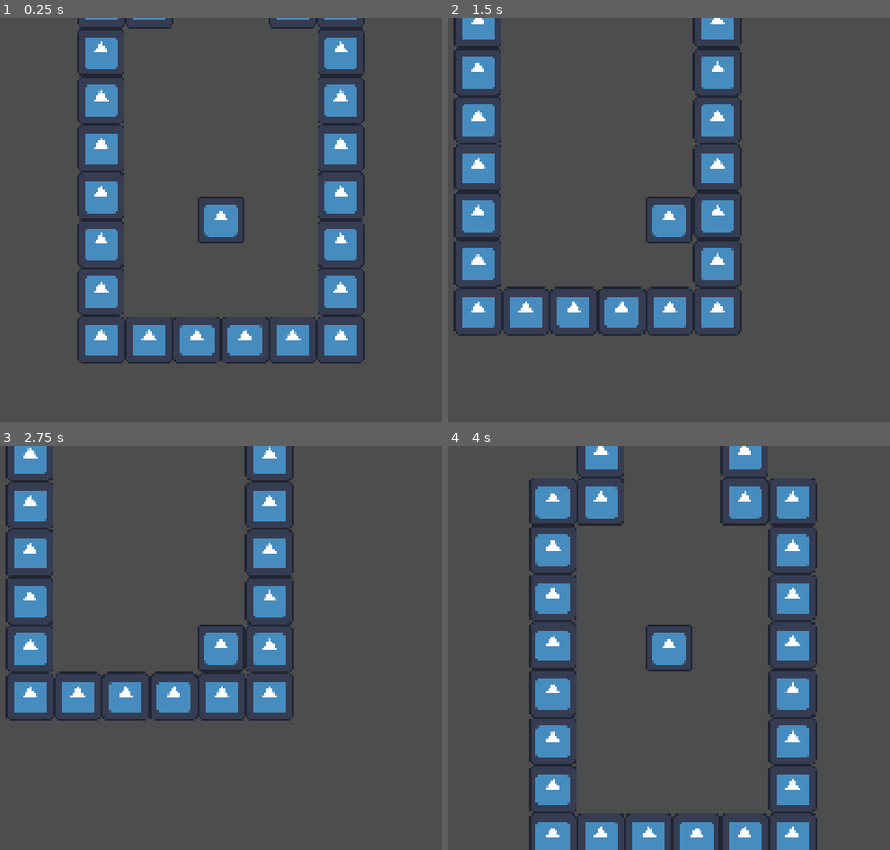
Above: before the commit, frames 1-4 (two rows, left to right).
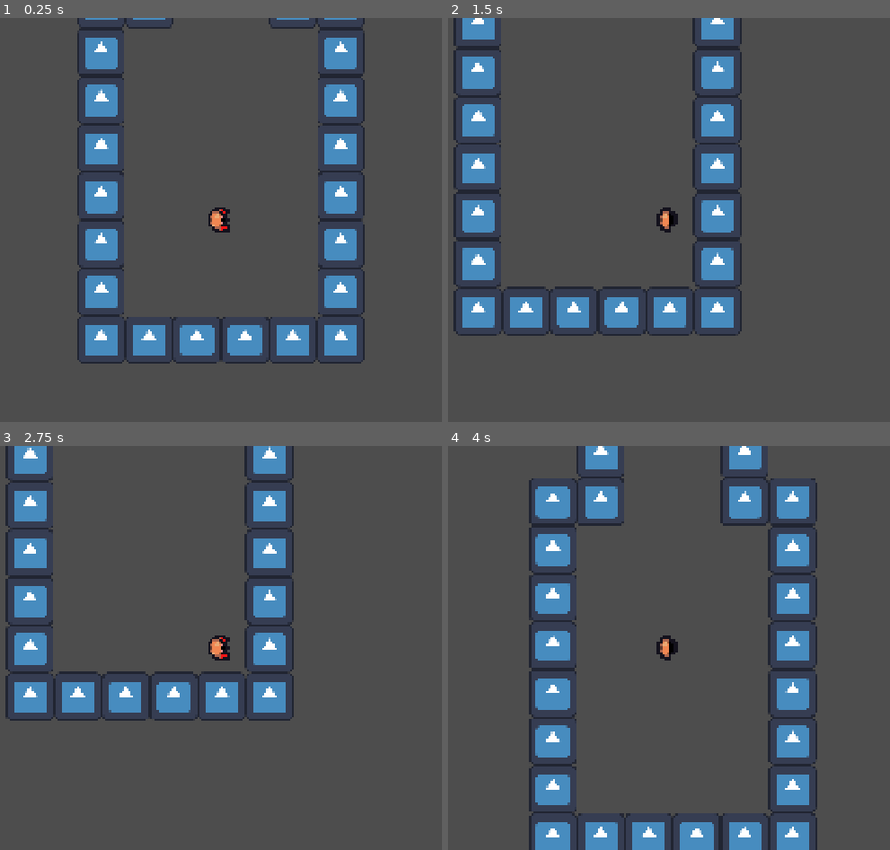
Above: after the commit, the same moments.

Repository: NicholasNg380/GameJame-2026
Game: Godot game, scene res://Scenes/Levels/World.tscn
Two runs of this game, one before a commit and one after it. Both use one fixed random seed, a clock stepped at 60 frames per second and the inputs below. The engine's default icon, where the game draws it, is replaced by a stand-in: a white triangle on a blue panel in a dark square.
Inputs:
- Up to frame 1 (0.25 s): no input
- Up to frame 2 (1.5 s): hold D (right) 0.53-1.28 s; tap E (hack) at 0.6, 1.35 s; hold S (down) from 1.28 s (still down)
- Up to frame 3 (2.75 s): release S (down) at 2.03 s; hold D (right) from 2.03 s (still down); tap E (hack) at 2.1 s
- Up to frame 4 (4 s): release D (right) at 2.78 s; hold W (up) 2.78-3.53 s; tap E (hack) at 2.85, 3.6 s; hold A (left) from 3.53 s (still down)

The runs differ from the first frame. In frame 1, 0.8% of the frame differs, in the area x 44-56%, y 44-56%; in frame 2, 0.8%; in frame 3, 0.8%; in frame 4, 0.8%.

Commit message:
Add melee sprite animations for player and enemy
Replace static sprites with animated sprite sheets for both player and enemy characters. Player now uses a melee sprite sheet with animations for walking, slashing, parrying, combo attacks, death, and waking up. Enemy sword animation is reorganized and switched to walking animation. Both characters now use AnimatedSprite2D with proper frame sequences and animation speeds.

Diff:
--- a/Scenes/Objects/Enemy.tscn
+++ b/Scenes/Objects/Enemy.tscn
@@ -45,6 +45,34 @@
 atlas = ExtResource("2_qlasq")
 region = Rect2(32, 96, 32, 32)
 
+[sub_resource type="AtlasTexture" id="AtlasTexture_pyhgf"]
+atlas = ExtResource("2_qlasq")
+region = Rect2(96, 32, 32, 32)
+
+[sub_resource type="AtlasTexture" id="AtlasTexture_yoplb"]
+atlas = ExtResource("2_qlasq")
+region = Rect2(192, 32, 32, 32)
+
+[sub_resource type="AtlasTexture" id="AtlasTexture_qd3oy"]
+atlas = ExtResource("2_qlasq")
+region = Rect2(0, 64, 32, 32)
+
+[sub_resource type="AtlasTexture" id="AtlasTexture_3jfdq"]
+atlas = ExtResource("2_qlasq")
+region = Rect2(96, 32, 32, 32)
+
+[sub_resource type="AtlasTexture" id="AtlasTexture_vxur4"]
+atlas = ExtResource("2_qlasq")
+region = Rect2(0, 32, 32, 32)
+
+[sub_resource type="AtlasTexture" id="AtlasTexture_6wei6"]
+atlas = ExtResource("2_qlasq")
+region = Rect2(32, 32, 32, 32)
+
+[sub_resource type="AtlasTexture" id="AtlasTexture_fvwyc"]
+atlas = ExtResource("2_qlasq")
+region = Rect2(64, 32, 32, 32)
+
 [sub_resource type="AtlasTexture" id="AtlasTexture_wps6s"]
 atlas = ExtResource("2_qlasq")
 region = Rect2(96, 32, 32, 32)
@@ -56,34 +84,6 @@
 [sub_resource type="AtlasTexture" id="AtlasTexture_d77cy"]
 atlas = ExtResource("2_qlasq")
 region = Rect2(160, 32, 32, 32)
-
-[sub_resource type="AtlasTexture" id="AtlasTexture_3jfdq"]
-atlas = ExtResource("2_qlasq")
-region = Rect2(192, 0, 32, 32)
-
-[sub_resource type="AtlasTexture" id="AtlasTexture_vxur4"]
-atlas = ExtResource("2_qlasq")
-region = Rect2(0, 32, 32, 32)
-
-[sub_resource type="AtlasTexture" id="AtlasTexture_6wei6"]
-atlas = ExtResource("2_qlasq")
-region = Rect2(32, 32, 32, 32)
-
-[sub_resource type="AtlasTexture" id="AtlasTexture_fvwyc"]
-atlas = ExtResource("2_qlasq")
-region = Rect2(64, 32, 32, 32)
-
-[sub_resource type="AtlasTexture" id="AtlasTexture_pyhgf"]
-atlas = ExtResource("2_qlasq")
-region = Rect2(96, 32, 32, 32)
-
-[sub_resource type="AtlasTexture" id="AtlasTexture_yoplb"]
-atlas = ExtResource("2_qlasq")
-region = Rect2(192, 32, 32, 32)
-
-[sub_resource type="AtlasTexture" id="AtlasTexture_qd3oy"]
-atlas = ExtResource("2_qlasq")
-region = Rect2(0, 64, 32, 32)
 
 [sub_resource type="AtlasTexture" id="AtlasTexture_xmk3q"]
 atlas = ExtResource("2_qlasq")
@@ -157,6 +157,37 @@
 }, {
 "frames": [{
 "duration": 1.0,
+"texture": SubResource("AtlasTexture_pyhgf")
+}, {
+"duration": 1.0,
+"texture": SubResource("AtlasTexture_yoplb")
+}, {
+"duration": 1.0,
+"texture": SubResource("AtlasTexture_qd3oy")
+}],
+"loop": 1,
+"name": &"Left Slash",
+"speed": 8.0
+}, {
+"frames": [{
+"duration": 1.0,
+"texture": SubResource("AtlasTexture_3jfdq")
+}, {
+"duration": 1.0,
+"texture": SubResource("AtlasTexture_vxur4")
+}, {
+"duration": 1.0,
+"texture": SubResource("AtlasTexture_6wei6")
+}, {
+"duration": 1.0,
+"texture": SubResource("AtlasTexture_fvwyc")
+}],
+"loop": 1,
+"name": &"Parry",
+"speed": 8.0
+}, {
+"frames": [{
+"duration": 1.0,
 "texture": SubResource("AtlasTexture_wps6s")
 }, {
 "duration": 1.0,
@@ -164,37 +195,6 @@
 }, {
 "duration": 1.0,
 "texture": SubResource("AtlasTexture_d77cy")
-}],
-"loop": 1,
-"name": &"Left Slash",
-"speed": 8.0
-}, {
-"frames": [{
-"duration": 1.0,
-"texture": SubResource("AtlasTexture_3jfdq")
-}, {
-"duration": 1.0,
-"texture": SubResource("AtlasTexture_vxur4")
-}, {
-"duration": 1.0,
-"texture": SubResource("AtlasTexture_6wei6")
-}, {
-"duration": 1.0,
-"texture": SubResource("AtlasTexture_fvwyc")
-}],
-"loop": 1,
-"name": &"Parry",
-"speed": 8.0
-}, {
-"frames": [{
-"duration": 1.0,
-"texture": SubResource("AtlasTexture_pyhgf")
-}, {
-"duration": 1.0,
-"texture": SubResource("AtlasTexture_yoplb")
-}, {
-"duration": 1.0,
-"texture": SubResource("AtlasTexture_qd3oy")
 }],
 "loop": 1,
 "name": &"Right Slash",
@@ -243,6 +243,6 @@
 [node name="Sword" type="AnimatedSprite2D" parent="." unique_id=1940052134]
 rotation = 4.712389
 sprite_frames = SubResource("SpriteFrames_ou3y7")
-animation = &"Waking up"
+animation = &"Walking"
 autoplay = "Waking up"
-frame_progress = 0.5531061
+frame_progress = 0.115874544
--- a/Scenes/Objects/player.tscn
+++ b/Scenes/Objects/player.tscn
@@ -1,7 +1,234 @@
 [gd_scene format=3 uid="uid://j3ilpa66a2iw"]
 
 [ext_resource type="Script" uid="uid://dkjq0wn6l3vbm" path="res://Scripts/Player/Player_script.gd" id="1_v0iea"]
-[ext_resource type="Texture2D" uid="uid://bf8kd42k3lea1" path="res://Assets/Sprites/icon.svg" id="2_cvnsp"]
+[ext_resource type="Texture2D" uid="uid://3tflq7mtrosa" path="res://Assets/Sprites/melee_sprite-Sheet.png" id="2_kvv6r"]
+
+[sub_resource type="AtlasTexture" id="AtlasTexture_kvv6r"]
+atlas = ExtResource("2_kvv6r")
+region = Rect2(128, 128, 32, 32)
+
+[sub_resource type="AtlasTexture" id="AtlasTexture_picsy"]
+atlas = ExtResource("2_kvv6r")
+region = Rect2(64, 160, 32, 32)
+
+[sub_resource type="AtlasTexture" id="AtlasTexture_dfgsd"]
+atlas = ExtResource("2_kvv6r")
+region = Rect2(96, 160, 32, 32)
+
+[sub_resource type="AtlasTexture" id="AtlasTexture_xbekk"]
+atlas = ExtResource("2_kvv6r")
+region = Rect2(128, 160, 32, 32)
+
+[sub_resource type="AtlasTexture" id="AtlasTexture_5uqce"]
+atlas = ExtResource("2_kvv6r")
+region = Rect2(160, 160, 32, 32)
+
+[sub_resource type="AtlasTexture" id="AtlasTexture_h6i5h"]
+atlas = ExtResource("2_kvv6r")
+region = Rect2(128, 128, 32, 32)
+
+[sub_resource type="AtlasTexture" id="AtlasTexture_y42te"]
+atlas = ExtResource("2_kvv6r")
+region = Rect2(192, 160, 32, 32)
+
+[sub_resource type="AtlasTexture" id="AtlasTexture_2i876"]
+atlas = ExtResource("2_kvv6r")
+region = Rect2(0, 192, 32, 32)
+
+[sub_resource type="AtlasTexture" id="AtlasTexture_jvxap"]
+atlas = ExtResource("2_kvv6r")
+region = Rect2(32, 192, 32, 32)
+
+[sub_resource type="AtlasTexture" id="AtlasTexture_0b04c"]
+atlas = ExtResource("2_kvv6r")
+region = Rect2(32, 96, 32, 32)
+
+[sub_resource type="AtlasTexture" id="AtlasTexture_6odyb"]
+atlas = ExtResource("2_kvv6r")
+region = Rect2(128, 128, 32, 32)
+
+[sub_resource type="AtlasTexture" id="AtlasTexture_1mxid"]
+atlas = ExtResource("2_kvv6r")
+region = Rect2(0, 160, 32, 32)
+
+[sub_resource type="AtlasTexture" id="AtlasTexture_h2jbs"]
+atlas = ExtResource("2_kvv6r")
+region = Rect2(32, 160, 32, 32)
+
+[sub_resource type="AtlasTexture" id="AtlasTexture_ea56u"]
+atlas = ExtResource("2_kvv6r")
+region = Rect2(128, 128, 32, 32)
+
+[sub_resource type="AtlasTexture" id="AtlasTexture_8ietw"]
+atlas = ExtResource("2_kvv6r")
+region = Rect2(32, 128, 32, 32)
+
+[sub_resource type="AtlasTexture" id="AtlasTexture_5rt57"]
+atlas = ExtResource("2_kvv6r")
+region = Rect2(64, 128, 32, 32)
+
+[sub_resource type="AtlasTexture" id="AtlasTexture_u2cyj"]
+atlas = ExtResource("2_kvv6r")
+region = Rect2(96, 128, 32, 32)
+
+[sub_resource type="AtlasTexture" id="AtlasTexture_ymo74"]
+atlas = ExtResource("2_kvv6r")
+region = Rect2(128, 128, 32, 32)
+
+[sub_resource type="AtlasTexture" id="AtlasTexture_bp0mo"]
+atlas = ExtResource("2_kvv6r")
+region = Rect2(160, 128, 32, 32)
+
+[sub_resource type="AtlasTexture" id="AtlasTexture_uaqrc"]
+atlas = ExtResource("2_kvv6r")
+region = Rect2(192, 128, 32, 32)
+
+[sub_resource type="AtlasTexture" id="AtlasTexture_lq1qi"]
+atlas = ExtResource("2_kvv6r")
+region = Rect2(0, 0, 32, 32)
+
+[sub_resource type="AtlasTexture" id="AtlasTexture_27tnr"]
+atlas = ExtResource("2_kvv6r")
+region = Rect2(64, 96, 32, 32)
+
+[sub_resource type="AtlasTexture" id="AtlasTexture_3274e"]
+atlas = ExtResource("2_kvv6r")
+region = Rect2(96, 96, 32, 32)
+
+[sub_resource type="AtlasTexture" id="AtlasTexture_v7n4v"]
+atlas = ExtResource("2_kvv6r")
+region = Rect2(128, 96, 32, 32)
+
+[sub_resource type="AtlasTexture" id="AtlasTexture_glqjn"]
+atlas = ExtResource("2_kvv6r")
+region = Rect2(160, 96, 32, 32)
+
+[sub_resource type="AtlasTexture" id="AtlasTexture_4l8dh"]
+atlas = ExtResource("2_kvv6r")
+region = Rect2(192, 96, 32, 32)
+
+[sub_resource type="AtlasTexture" id="AtlasTexture_oxae2"]
+atlas = ExtResource("2_kvv6r")
+region = Rect2(0, 128, 32, 32)
+
+[sub_resource type="SpriteFrames" id="SpriteFrames_picsy"]
+animations = [{
+"frames": [{
+"duration": 1.0,
+"texture": SubResource("AtlasTexture_kvv6r")
+}, {
+"duration": 1.0,
+"texture": SubResource("AtlasTexture_picsy")
+}, {
+"duration": 1.0,
+"texture": SubResource("AtlasTexture_dfgsd")
+}, {
+"duration": 1.0,
+"texture": SubResource("AtlasTexture_xbekk")
+}, {
+"duration": 1.0,
+"texture": SubResource("AtlasTexture_5uqce")
+}],
+"loop": 1,
+"name": &"Combo Slash",
+"speed": 10.0
+}, {
+"frames": [{
+"duration": 1.0,
+"texture": SubResource("AtlasTexture_h6i5h")
+}, {
+"duration": 1.0,
+"texture": SubResource("AtlasTexture_y42te")
+}, {
+"duration": 1.0,
+"texture": SubResource("AtlasTexture_2i876")
+}, {
+"duration": 1.0,
+"texture": SubResource("AtlasTexture_jvxap")
+}, {
+"duration": 1.0,
+"texture": SubResource("AtlasTexture_0b04c")
+}],
+"loop": 1,
+"name": &"Death",
+"speed": 8.0
+}, {
+"frames": [{
+"duration": 1.0,
+"texture": SubResource("AtlasTexture_6odyb")
+}, {
+"duration": 1.0,
+"texture": SubResource("AtlasTexture_1mxid")
+}, {
+"duration": 1.0,
+"texture": SubResource("AtlasTexture_h2jbs")
+}],
+"loop": 1,
+"name": &"Left Slash",
+"speed": 8.0
+}, {
+"frames": [{
+"duration": 1.0,
+"texture": SubResource("AtlasTexture_ea56u")
+}, {
+"duration": 1.0,
+"texture": SubResource("AtlasTexture_8ietw")
+}, {
+"duration": 1.0,
+"texture": SubResource("AtlasTexture_5rt57")
+}, {
+"duration": 1.0,
+"texture": SubResource("AtlasTexture_u2cyj")
+}],
+"loop": 1,
+"name": &"Parry",
+"speed": 8.0
+}, {
+"frames": [{
+"duration": 1.0,
+"texture": SubResource("AtlasTexture_ymo74")
+}, {
+"duration": 1.0,
+"texture": SubResource("AtlasTexture_bp0mo")
+}, {
+"duration": 1.0,
+"texture": SubResource("AtlasTexture_uaqrc")
+}],
+"loop": 1,
+"name": &"Right Slash",
+"speed": 8.0
+}, {
+"frames": [{
+"duration": 1.0,
+"texture": SubResource("AtlasTexture_lq1qi")
+}, {
+"duration": 1.0,
+"texture": SubResource("AtlasTexture_27tnr")
+}, {
+"duration": 1.0,
+"texture": SubResource("AtlasTexture_3274e")
+}],
+"loop": 1,
+"name": &"Waking up",
+"speed": 6.0
+}, {
+"frames": [{
+"duration": 1.0,
+"texture": SubResource("AtlasTexture_v7n4v")
+}, {
+"duration": 1.0,
+"texture": SubResource("AtlasTexture_glqjn")
+}, {
+"duration": 1.0,
+"texture": SubResource("AtlasTexture_4l8dh")
+}, {
+"duration": 1.0,
+"texture": SubResource("AtlasTexture_oxae2")
+}],
+"loop": 1,
+"name": &"Walking",
+"speed": 6.0
+}]
 
 [sub_resource type="RectangleShape2D" id="RectangleShape2D_0yxnd"]
 
@@ -11,8 +238,14 @@
 [node name="CharacterBody2D" type="CharacterBody2D" unique_id=2130104624]
 script = ExtResource("1_v0iea")
 
-[node name="Sprite2D" type="Sprite2D" parent="." unique_id=513334316]
-texture = ExtResource("2_cvnsp")
+[node name="Sword" type="AnimatedSprite2D" parent="." unique_id=852005037]
+position = Vector2(0.32523155, -0.28922462)
+rotation = -1.5707964
+scale = Vector2(4.0180764, 4.104673)
+sprite_frames = SubResource("SpriteFrames_picsy")
+animation = &"Walking"
+autoplay = "Waking up"
+frame_progress = 0.09317649
 
 [node name="CollisionShape2D" type="CollisionShape2D" parent="." unique_id=38318355]
 scale = Vector2(6.5, 6.5)
